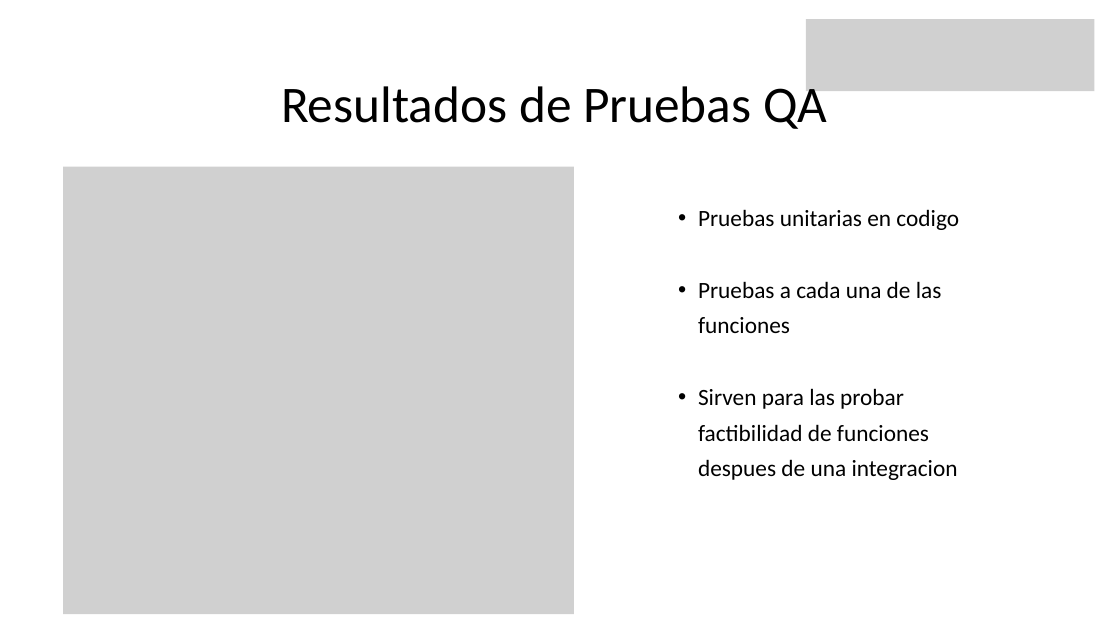
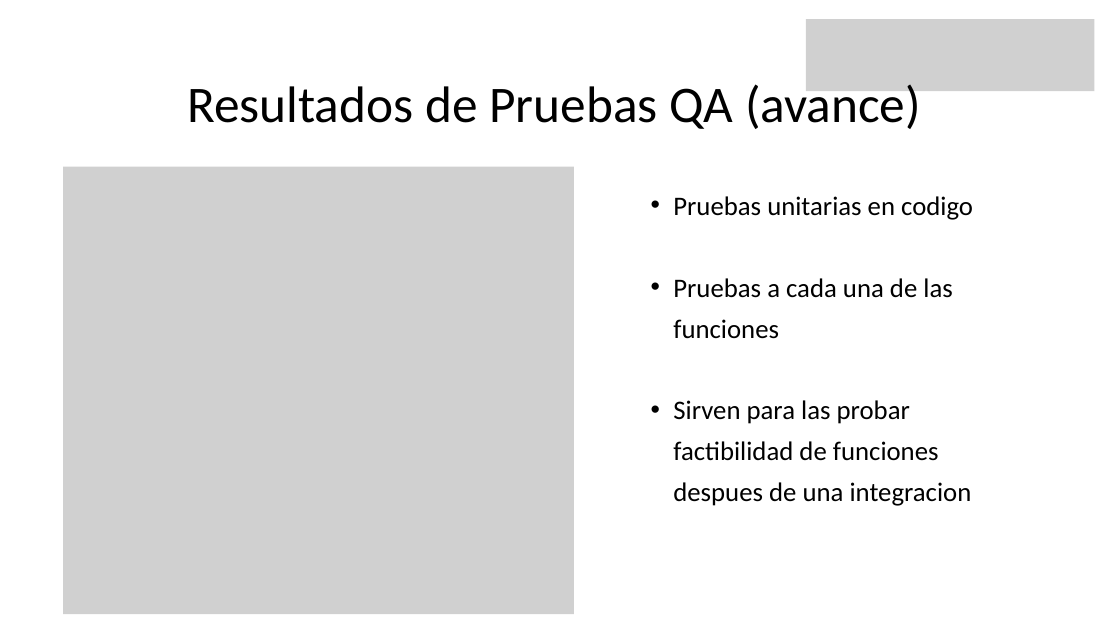
Before and after one commit to Chitowo/hachiko-store, a slide deck: slide 14 of Fase 2/Evidencias proyecto/Presentación proyecto.pptx (slide 13 before the commit). Drawn at 1120x630 pixels with LibreOffice and Linux fonts; fonts in the diff are those of the drawing; grey boxes stand for pictures. Boxes give left, top, right and bottom in pixels: in the first picture for what was removed or moved away, otherwise in the second. Text is boxed around its words. In the diff, an @@ line names an element or a change of style, - is before the commit and + after.

```diff
--- a/Fase 2/Evidencias proyecto/Presentación proyecto.pptx
+++ b/Fase 2/Evidencias proyecto/Presentación proyecto.pptx
@@ text at <box>187,79,921,129</box>: text changed @@
-Resultados de Pruebas QA
+Resultados de Pruebas QA (avance)
@@ text "Pruebas unitarias en codigo": place and size @@
-text "Pruebas unitarias en codigo" at <box>698,209,959,480</box>
+text "Pruebas unitarias en codigo" at <box>673,196,973,506</box>
@@ text "Pruebas unitarias en codigo" at <box>673,196,973,506</box>: size 30 to 34.4 pt; indent changed; line spacing 45.9pt to 52.6pt @@
```
Also in this commit, not shown: 4 other slides changed.
